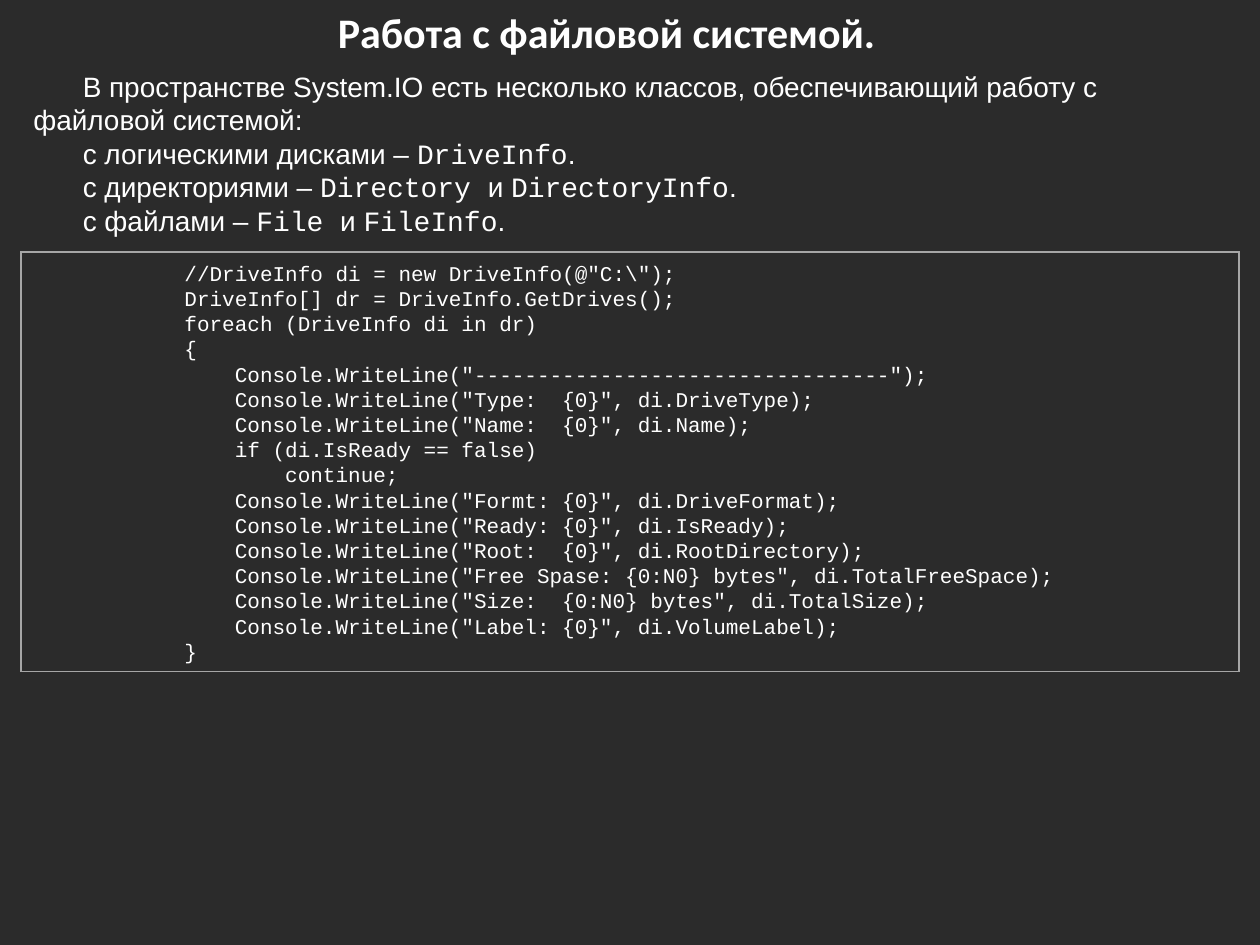
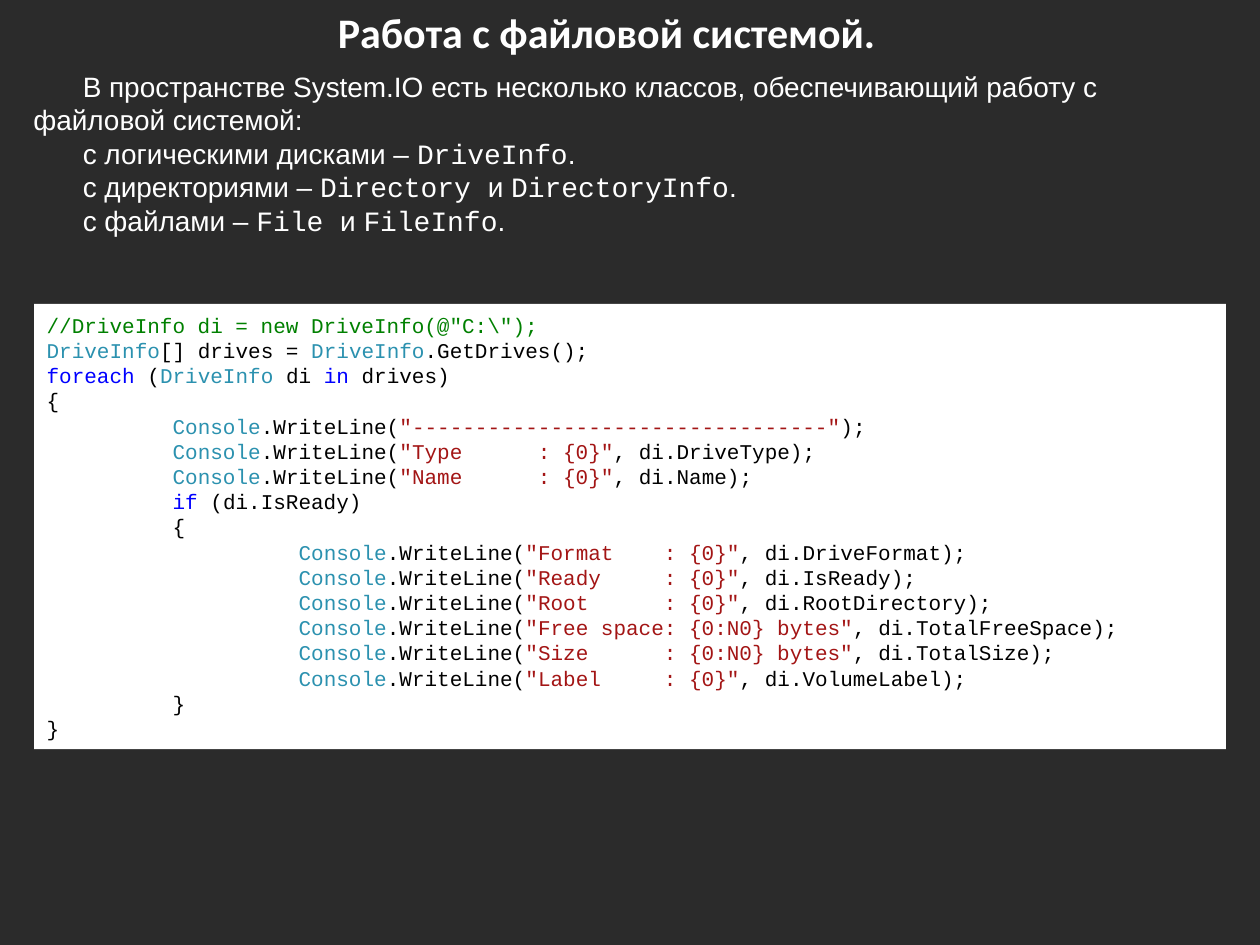
Before and after one commit to bazile/Training, a slide deck: slide 13 of Presentation/lesson-04-io.pptx. Drawn at 1260x945 pixels with LibreOffice and Linux fonts; fonts in the diff are those of the drawing; background and template pictures are left out; a plain dark background stands for a picture behind light text. Boxes give left, top, right and bottom in pixels: in the first picture for what was removed or moved away, otherwise in the second. Text is boxed around its words. In the diff, an @@ line names an element or a change of style, - is before the commit and + after.

Commit message:
Minor tweaks to DriveInfo example

```diff
--- a/Presentation/lesson-04-io.pptx
+++ b/Presentation/lesson-04-io.pptx
@@ text in rectangle at <box>34,304,1226,748</box>: paragraph added @@
+}
@@ rectangle "//DriveInfo di = new DriveInfo(@"C:\");": place and size @@
-rectangle "//DriveInfo di = new DriveInfo(@"C:\");" at <box>21,252,1240,672</box>
+rectangle "//DriveInfo di = new DriveInfo(@"C:\");" at <box>34,304,1226,748</box>
@@ rectangle "//DriveInfo di = new DriveInfo(@"C:\");" at <box>34,304,1226,748</box>: fill none to #FFFFFF; outline #A6A6A6 0.75 pt to none @@
@@ text in rectangle at <box>47,318,866,439</box>: text colour #FFFFFF to #008000 in "//DriveInfo di = new DriveInfo(@"C:\");"; text colour #FFFFFF to #000000 in "{", "Console.WriteLine("---------------------------------");", "}"; text colour #FFFFFF to #2B91AF, text colour #FFFFFF to #A31515 in "Console.WriteLine("---------------------------------");" @@
@@ text in rectangle at <box>47,343,588,388</box>: text changed; text colour #FFFFFF to #000000 @@
-DriveInfo[] dr = DriveInfo.GetDrives();
-foreach (DriveInfo di in dr)
+DriveInfo[] drives = DriveInfo.GetDrives();
+foreach (DriveInfo di in drives)
@@ text in rectangle at <box>173,444,1117,691</box>: text changed; text colour #FFFFFF to #000000 @@
-Console.WriteLine("Type: {0}", di.DriveType);
-Console.WriteLine("Name: {0}", di.Name);
-if (di.IsReady == false)
-continue;
-Console.WriteLine("Formt: {0}", di.DriveFormat);
-Console.WriteLine("Ready: {0}", di.IsReady);
-Console.WriteLine("Root: {0}", di.RootDirectory);
-Console.WriteLine("Free Spase: {0:N0} bytes", di.TotalFreeSpace);
-Console.WriteLine("Size: {0:N0} bytes", di.TotalSize);
-Console.WriteLine("Label: {0}", di.VolumeLabel);
+Console.WriteLine("Type : {0}", di.DriveType);
+Console.WriteLine("Name : {0}", di.Name);
+if (di.IsReady)
+{
+Console.WriteLine("Format : {0}", di.DriveFormat);
+Console.WriteLine("Ready : {0}", di.IsReady);
+Console.WriteLine("Root : {0}", di.RootDirectory);
+Console.WriteLine("Free space: {0:N0} bytes", di.TotalFreeSpace);
+Console.WriteLine("Size : {0:N0} bytes", di.TotalSize);
+Console.WriteLine("Label : {0}", di.VolumeLabel);
```
